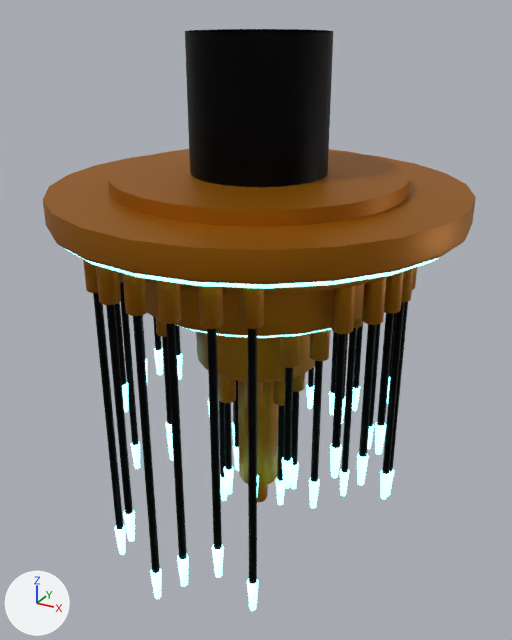
The FBX model A3DPIE/Assets/Assets/Meshes/zMisc/Chandelier.fbx: old version first, new version second.
The view is the same before and after, from a camera (50 mm lens) standing at (1.62, -2.97, 0.1) and looking at (0.01, -0.04, -1.36). Arrows for +X, +Y and +Z are at lower left; the lights stay in place.

The first picture shows 'Chandelier'.
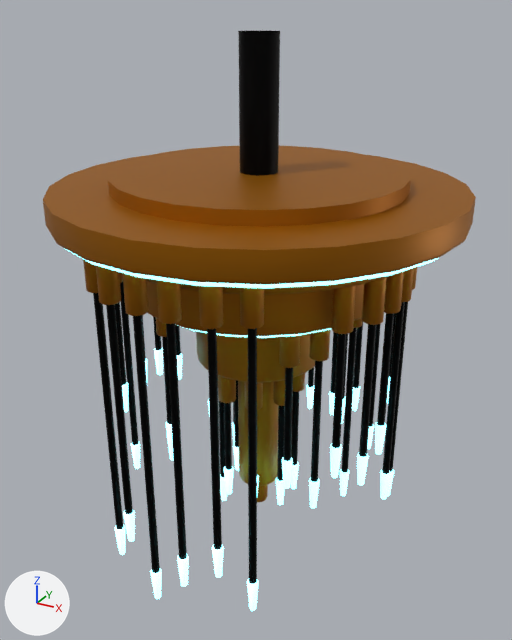
The change, as JSON lines over the scene's bpy script:
```json
{"block": "me_circle_004", "where": "me_circle_004.from_pydata(...)  # 9024 vertices, 8321 faces; spans x -1.0..1.0, y -1.0..1.0, z -2.54..0.01"}
{"block": "me_circle_004", "where": "# used by ob_chandelier; location = (0.0, 0.0, 0.0)"}
{"block": "me_circle_004", "change": "me_circle_004 part 1: all 48 vertices in x -0.33..0.33, y -0.33..0.33, z -0.61..0.01 are scaled about their middle by (0.28, 0.28, 1)"}
```

Where the change shows, as pixel boxes [x1, y1, x2, y2] in the pictures (512 x 640 px; the box of a moved part takes in the faces that stretch with it):
```json
{"object": "Chandelier", "change": "reshaped", "before": [43, 29, 476, 611], "after": [43, 31, 476, 611]}
{"part": 1, "of": "me_circle_004", "change": "moved or reshaped", "before": [108, 29, 411, 210], "after": [108, 31, 411, 210]}
```
